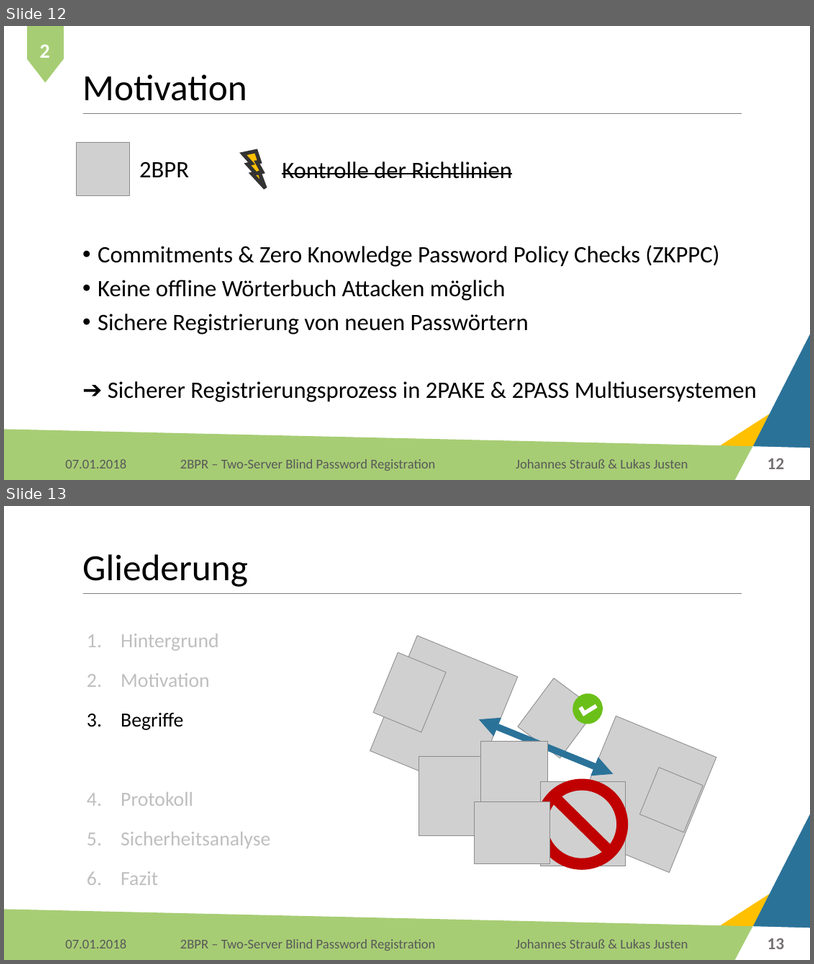
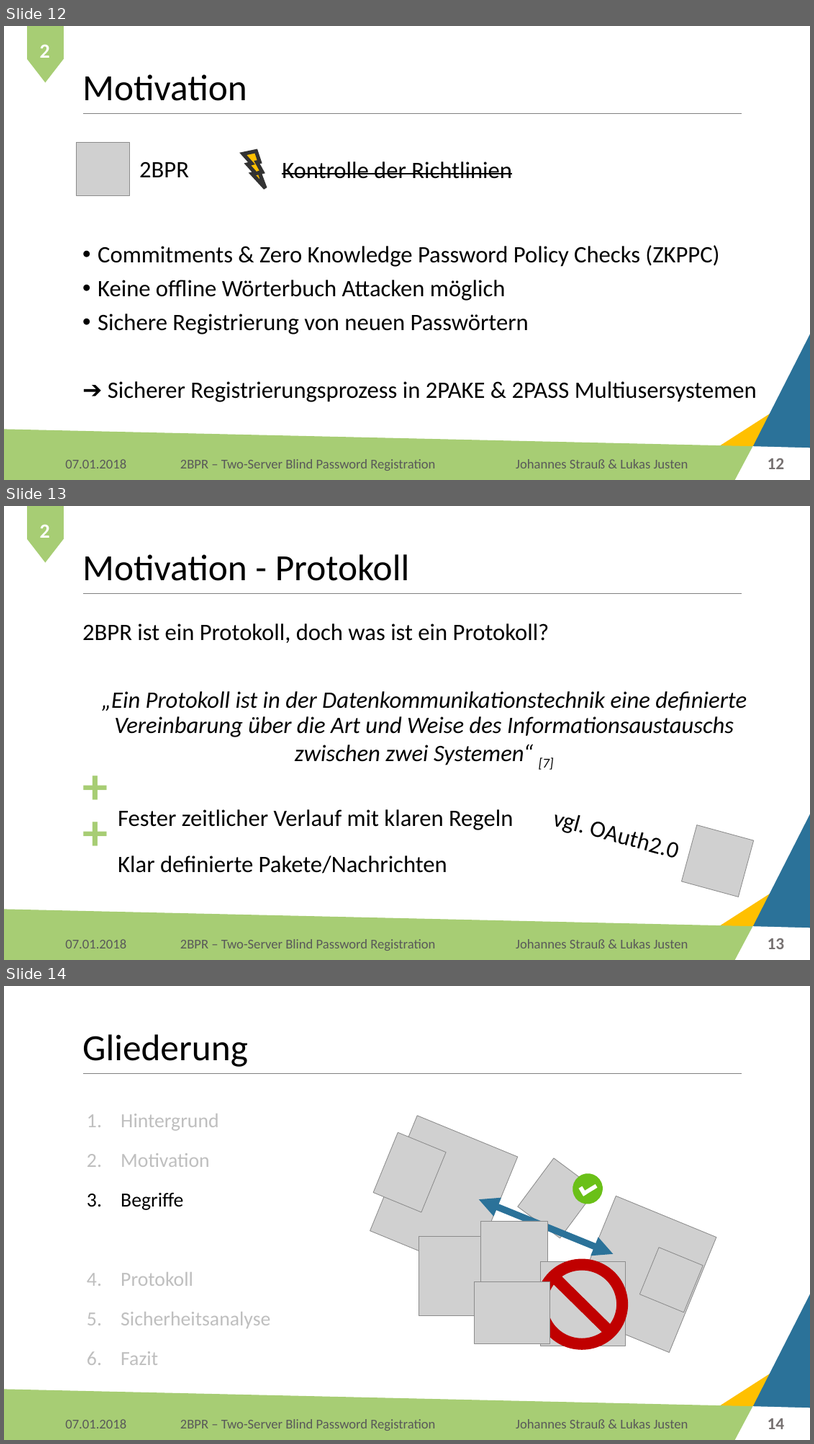
Before and after one commit to Lukas-Justen/IT-Security-2BPR, a slide deck: 2BPR.pptx. Shown one above the other, each under a label of ours: slides 12 and 13 before the commit, slides 12, 13 and 14 after it. The pictures are 814x964 and 814x1444 pixels, drawn with LibreOffice and Linux fonts; fonts in the diff are those of the drawing; grey boxes stand for pictures; background and template pictures are left out. Boxes give left, top, right and bottom in pixels: in the first picture for what was removed or moved away, otherwise in the second. Text is boxed around its words. In the diff, an @@ line names an element or a change of style, - is before the commit and + after.

```diff
--- a/2BPR.pptx
+++ b/2BPR.pptx
@@ slide 13 added at (4, 506, 810, 960), background #FFFFFF; not listed: 6 template elements that a slide beside it also shows @@
@@ rectangle added at (28, 506, 63, 538), fill #A7CD74, outline #A7CD74 1 pt @@
@@ text added at (40, 524, 50, 538), 24 pt, text #FFFFFF, bold @@
+2
@@ triangle added at (28, 540, 63, 562), fill #A7CD74, outline #A7CD74 1 pt @@
@@ title added at (82, 554, 410, 581), 44 pt, text #000000 @@
+Motivation - Protokoll
@@ text added at (82, 623, 747, 770), 28 pt, text #000000, italic @@
+2BPR ist ein Protokoll, doch was ist ein Protokoll?
+„Ein Protokoll ist in der Datenkommunikationstechnik eine definierte Vereinbarung über die Art und Weise des Informationsaustauschs zwischen zwei Systemen“ [7]
@@ text added at (77, 780, 119, 848), 60 pt, text #A7CD74, bold @@
++
@@ text added at (77, 826, 119, 894), 60 pt, text #A7CD74, bold @@
++
@@ text added at (118, 809, 513, 830), 28 pt, text #000000 @@
+Fester zeitlicher Verlauf mit klaren Regeln
@@ text added at (552, 814, 676, 857), 28 pt, text #000000 @@
+vgl. OAuth2.0
@@ picture added at (682, 825, 754, 897) @@
@@ text added at (118, 855, 448, 873), 28 pt, text #000000 @@
+Klar definierte Pakete/Nachrichten
@@ page number added at (768, 937, 785, 949), 20 pt, text #767171, bold @@
+13
@@ text added at (65, 939, 126, 948), 16 pt, text #595959 @@
+07.01.2018
@@ text added at (516, 939, 689, 948), 16 pt, text #595959 @@
+Johannes Strauß & Lukas Justen
@@ what was slide 13 is now slide 14 @@
@@ page number at (768, 1418, 785, 1429): text changed @@
-13
+14
```
Also in this commit, not shown: 11 slides changed, 2 other slides added, 1 slide removed, 1 other file.
